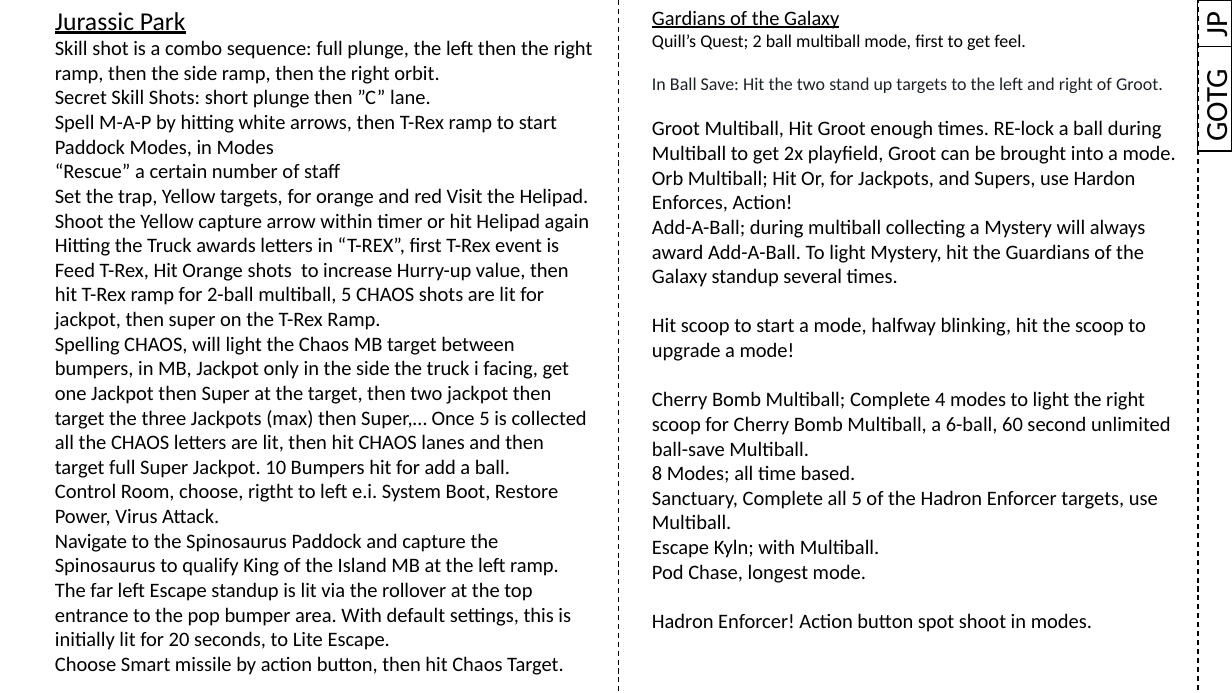
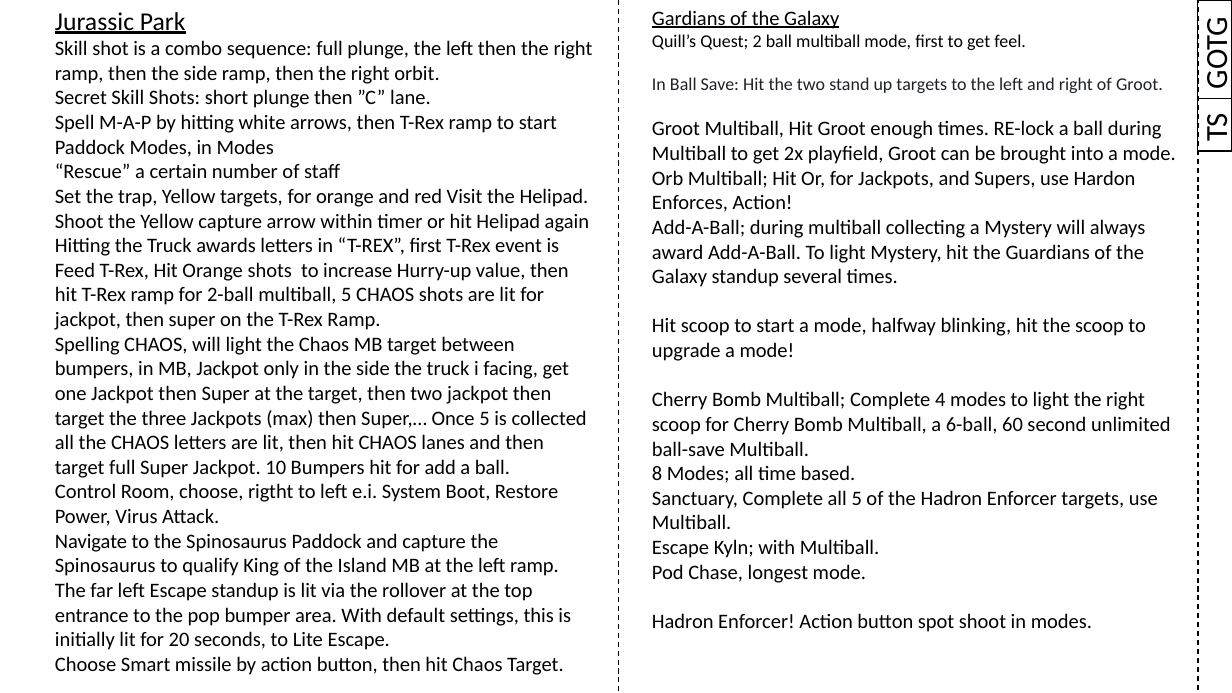
Before and after one commit to karstenbolge/PB, a slide deck: slide 10 of PB.pptx. Drawn at 1232x693 pixels with LibreOffice and Linux fonts; fonts in the diff are those of the drawing. Boxes give left, top, right and bottom in pixels: in the first picture for what was removed or moved away, otherwise in the second. Text is boxed around its words. In the diff, an @@ line names an element or a change of style, - is before the commit and + after.

```diff
--- a/PB.pptx
+++ b/PB.pptx
@@ rectangle "GOTG": place and size @@
-rectangle "GOTG" at <box>1198,46,1232,151</box>
+rectangle "GOTG" at <box>1198,0,1232,98</box>
@@ rectangle removed at <box>1198,0,1232,47</box> @@
-JP
@@ rectangle added at <box>1198,99,1232,152</box>, outline #000000 1 pt, 24 pt, text #000000 @@
+TS
```
Also in this commit, not shown: 13 other slides changed.
